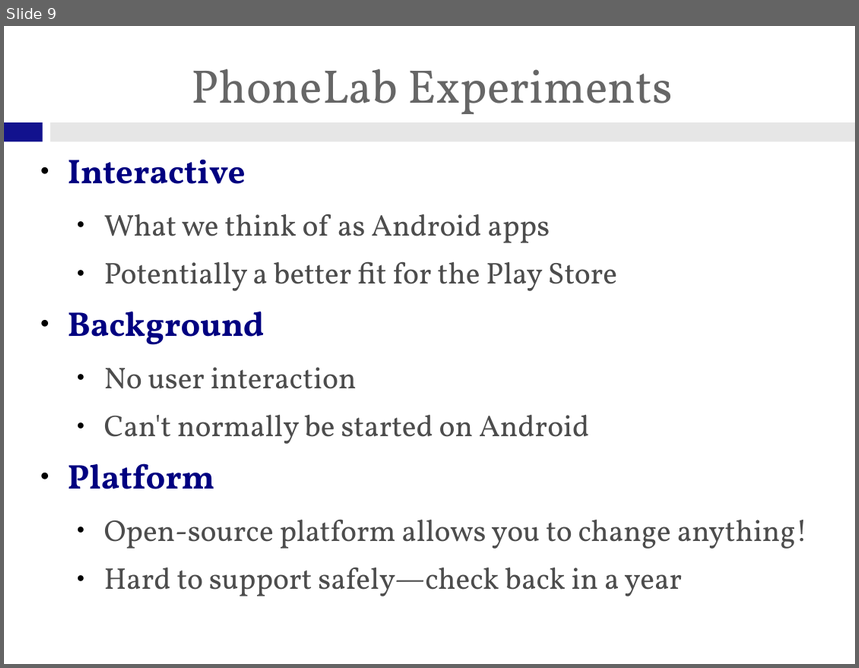
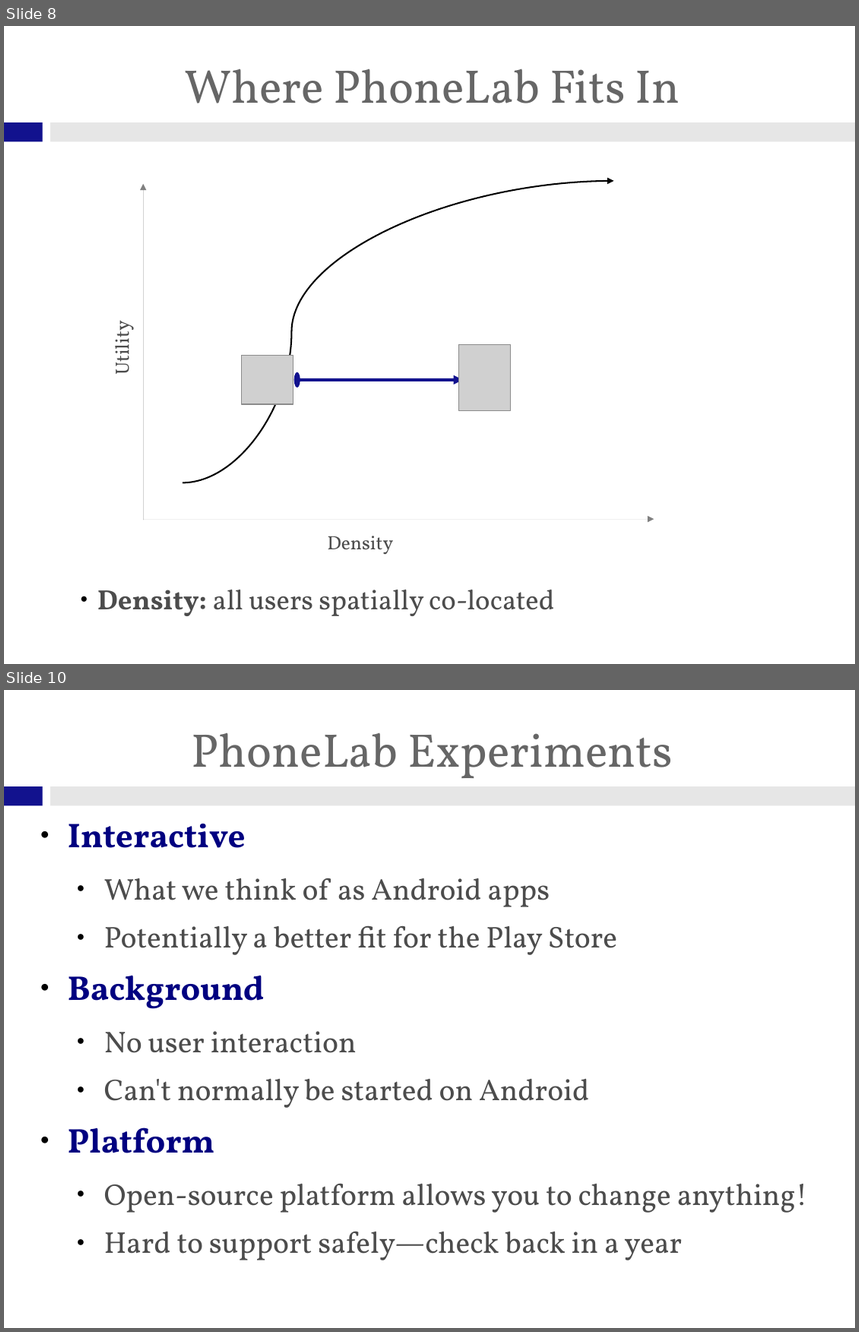
Before and after one commit to gchallen/talks.sensemine2013-phonelab, a slide deck: talk.odp. Shown one above the other, each under a label of ours: slide 9 before the commit, slides 8 and 10 after it; the slides between them are not shown. The pictures are 859x668 and 859x1332 pixels, drawn with LibreOffice and Linux fonts; fonts in the diff are those of the drawing; grey boxes stand for pictures; background and template pictures are left out. Boxes give left, top, right and bottom in pixels: in the first picture for what was removed or moved away, otherwise in the second. Text is boxed around its words. In the diff, an @@ line names an element or a change of style, - is before the commit and + after.

```diff
--- a/talk.odp
+++ b/talk.odp
@@ slide 8 added at bbox=[4, 26, 855, 664], background #FFFFFF; not listed: 2 template elements that a slide beside it also shows @@
@@ title added at bbox=[185, 69, 680, 104], 44 pt, text #666666 @@
+Where PhoneLab Fits In
@@ arrow added from (143, 520) to (143, 183), #808080 0 pt @@
@@ curved arrow added from (183, 484) to (614, 181), #000000 1.45 pt @@
@@ text added at bbox=[107, 326, 139, 374], 18 pt, text #4C4C4C @@
+Utility
@@ picture added at bbox=[242, 356, 294, 404] @@
@@ picture added at bbox=[459, 345, 510, 411] @@
@@ double arrow added from (297, 379) to (463, 379), #12128E 2.89 pt @@
@@ arrow added from (143, 519) to (655, 519), #808080 0 pt @@
@@ text added at bbox=[327, 536, 393, 555], 18 pt, text #4C4C4C @@
+Density
@@ text added at bbox=[97, 590, 554, 617], 26 pt, text #4C4C4C @@
+● Density: all users spatially co-located
@@ what was slide 9 is now slide 10 @@
```
Also in this commit, not shown: 3 slides changed, 1 other slide added.
